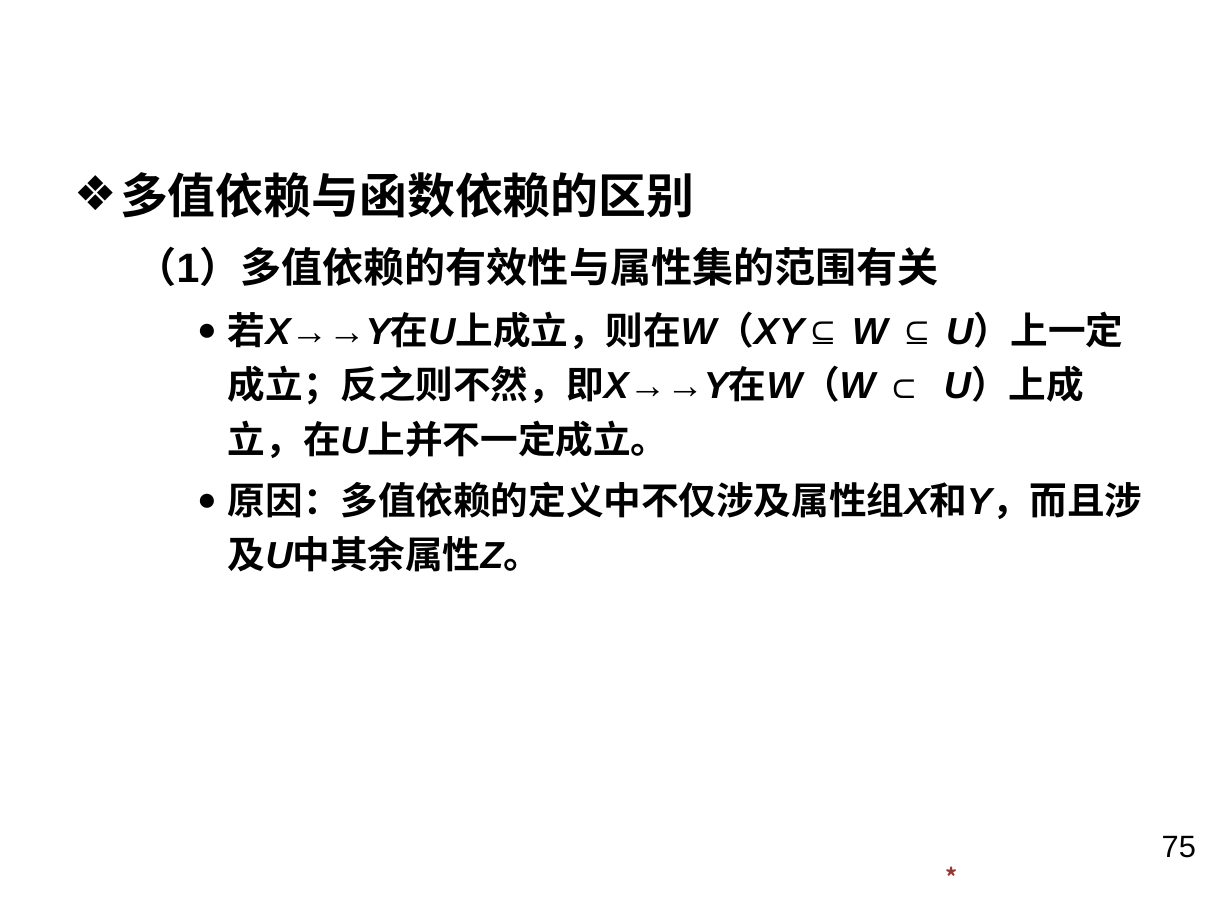
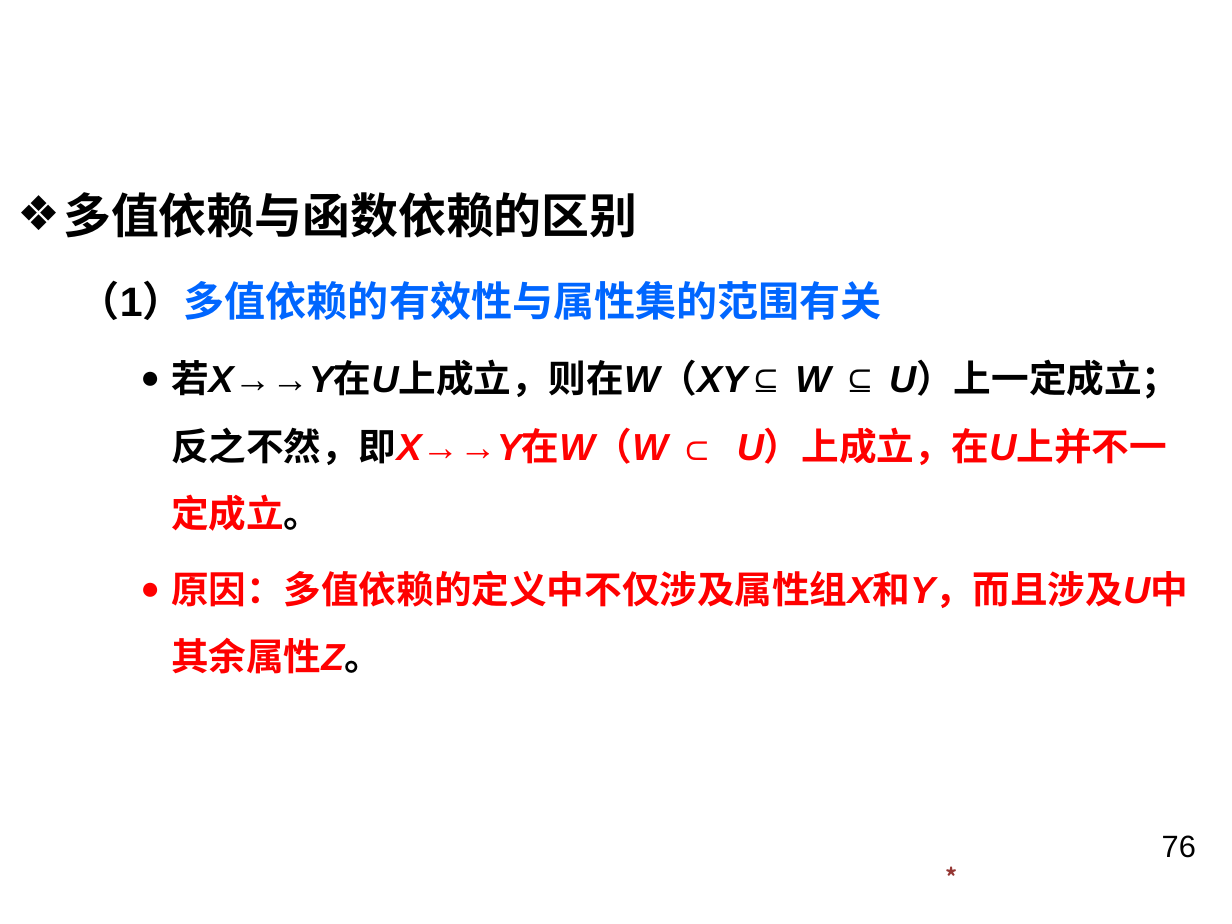
Before and after one commit to BlueVegetable/kejian, a slide deck: slide 76 of 数据库系统/第6章.pptx (slide 75 before the commit). Drawn at 1232x924 pixels with LibreOffice and Linux fonts; fonts in the diff are those of the drawing; background and template pictures are left out. Boxes give left, top, right and bottom in pixels: in the first picture for what was removed or moved away, otherwise in the second. Text is boxed around its words. In the diff, an @@ line names an element or a change of style, - is before the commit and + after.

```diff
--- a/数据库系统/第6章.pptx
+++ b/数据库系统/第6章.pptx
@@ text "多值依赖与函数依赖的区别": place and size @@
-text "多值依赖与函数依赖的区别" at [120, 172, 1142, 572]
+text "多值依赖与函数依赖的区别" at [63, 192, 1188, 674]
@@ text at [79, 280, 1188, 674]: text colour #000000 to #0066FF in "（1）多值依赖的有效性与属性集的范围有关"; text colour #000000 to #FF0000 in "原因：多值依赖的定义中不仅涉及属性组X和Y，而且涉及U中其余属性Z。"; line spacing 1.2 to 1.5 @@
@@ text at [171, 359, 1179, 531]: text changed @@
-    ● 若X→→Y在U上成立，则在W（XY⊆ W ⊆ U）上一定成立；反之则不然，即X→→Y在W（W ⊂ U）上成立，在U上并不一定成立。
+    ● 若X→→Y在U上成立，则在W（XY⊆ W ⊆ U）上一定成立；反之不然，即X→→Y在W（W ⊂ U）上成立，在U上并不一定成立。
@@ page number at [1162, 835, 1196, 858]: text changed @@
-75
+76
```
Also in this commit, not shown: 57 other slides changed, 1 slide added, 15 other files.
